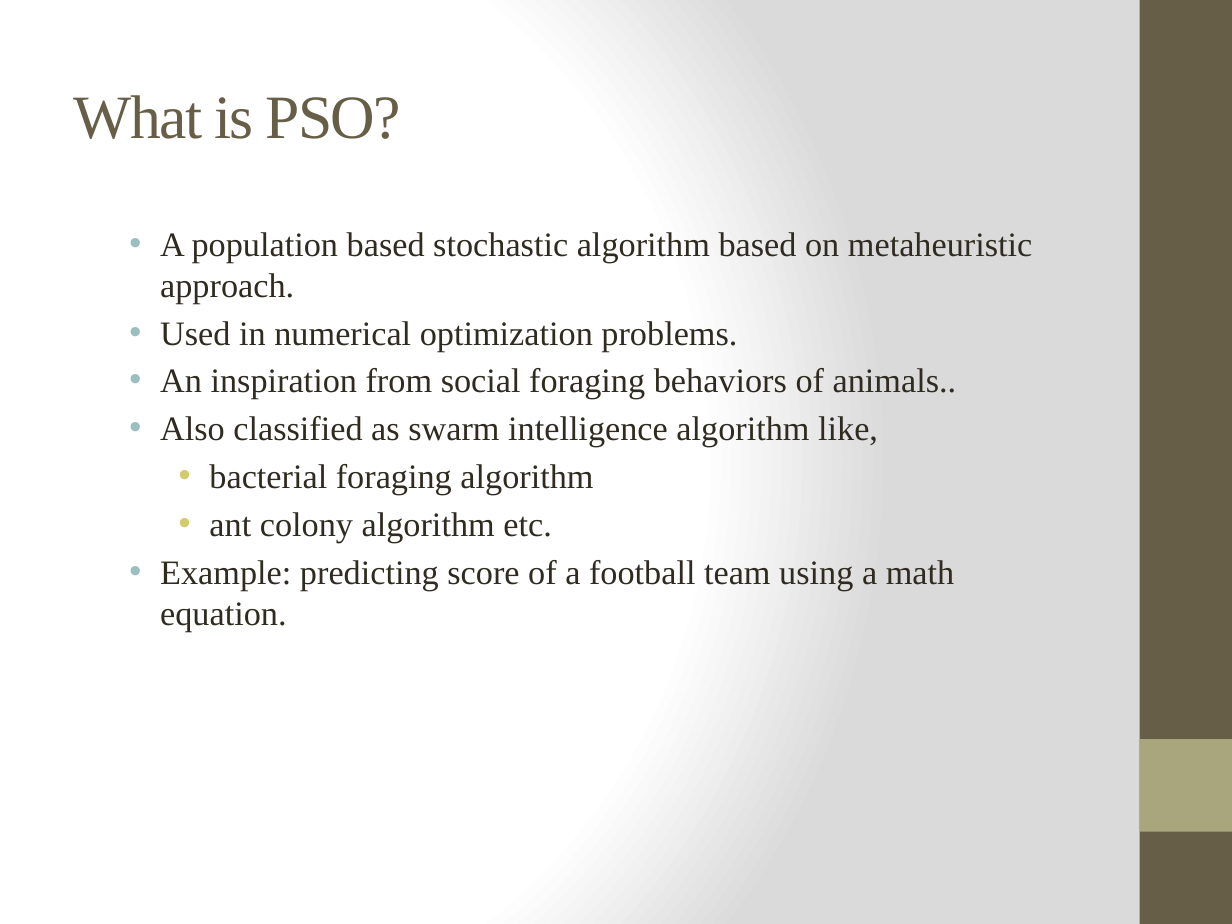
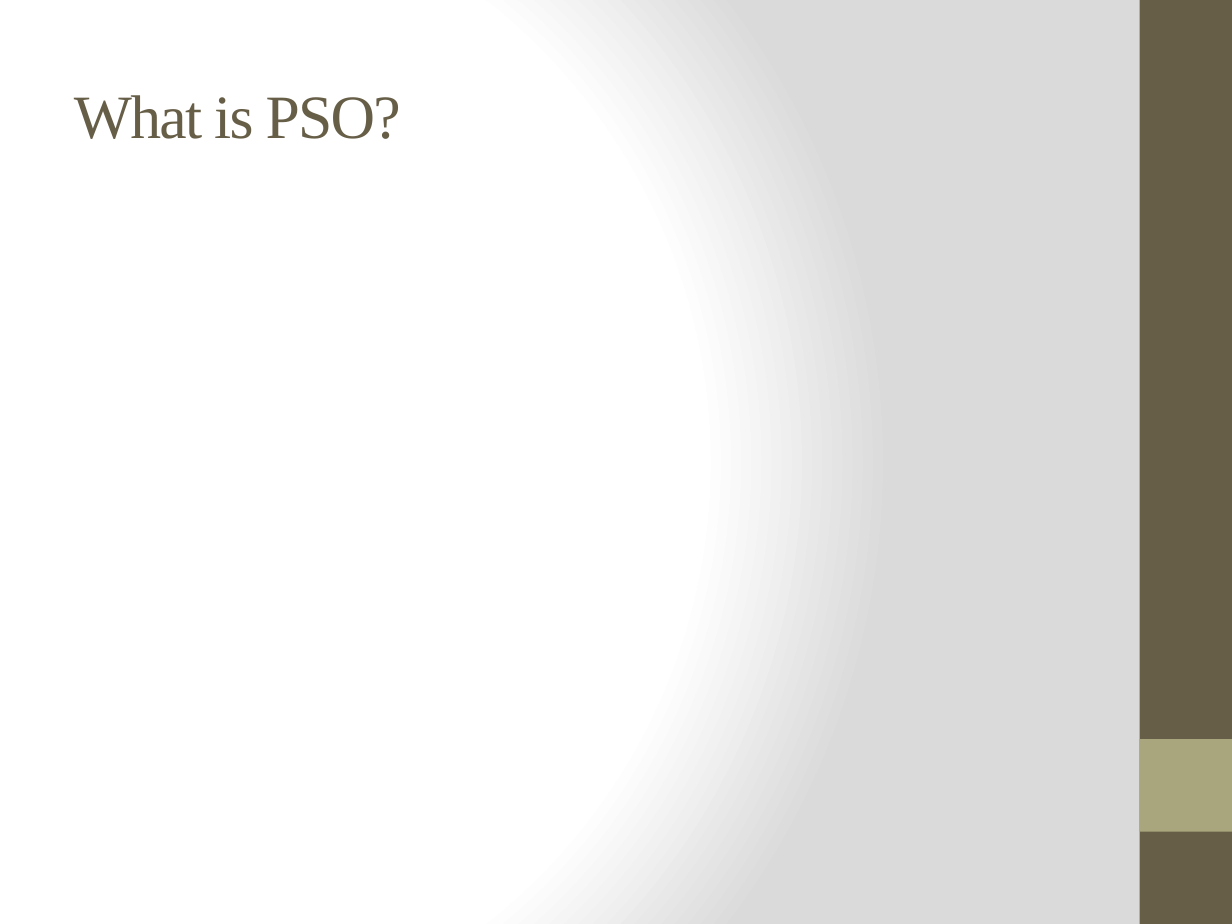
Before and after one commit to ayazhassan-courses/project-pyteam, a slide deck: slide 2 of Presentation (interim demo).pptx. Drawn at 1232x924 pixels with LibreOffice and Linux fonts; fonts in the diff are those of the drawing. Boxes give left, top, right and bottom in pixels: in the first picture for what was removed or moved away, otherwise in the second. Text is boxed around its words. In the diff, an @@ line names an element or a change of style, - is before the commit and + after.

```diff
--- a/Presentation (interim demo).pptx
+++ b/Presentation (interim demo).pptx
@@ text removed at box(160, 232, 1032, 632) @@
-  • A population based stochastic algorithm based on metaheuristic approach.
-  • Used in numerical optimization problems.
-  • An inspiration from social foraging behaviors of animals..
-  • Also classified as swarm intelligence algorithm like,
-    • bacterial foraging algorithm
-    • ant colony algorithm etc.
-  • Example: predicting score of a football team using a math equation.
```
Also in this commit, not shown: 1 other file.
